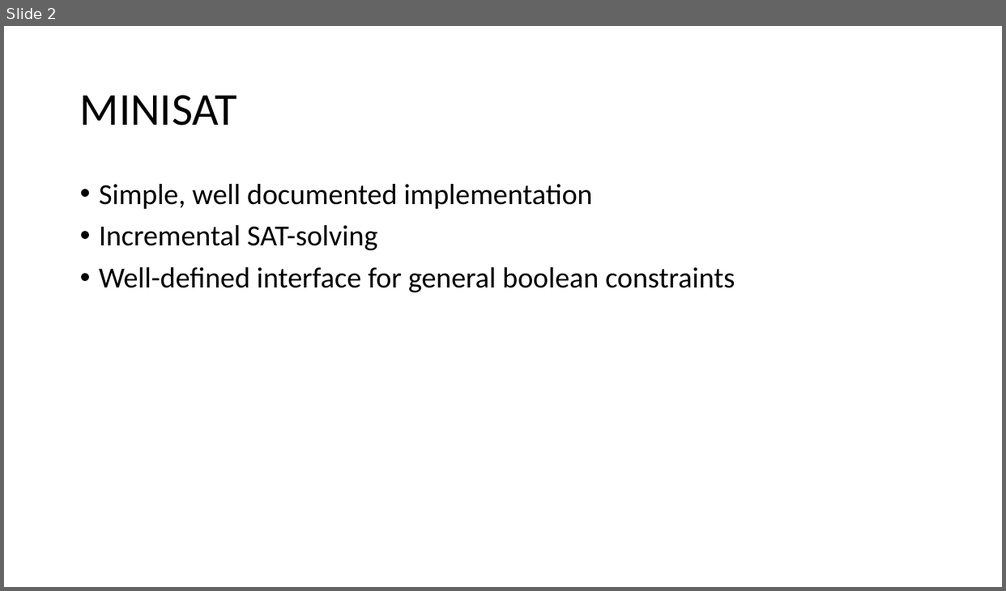
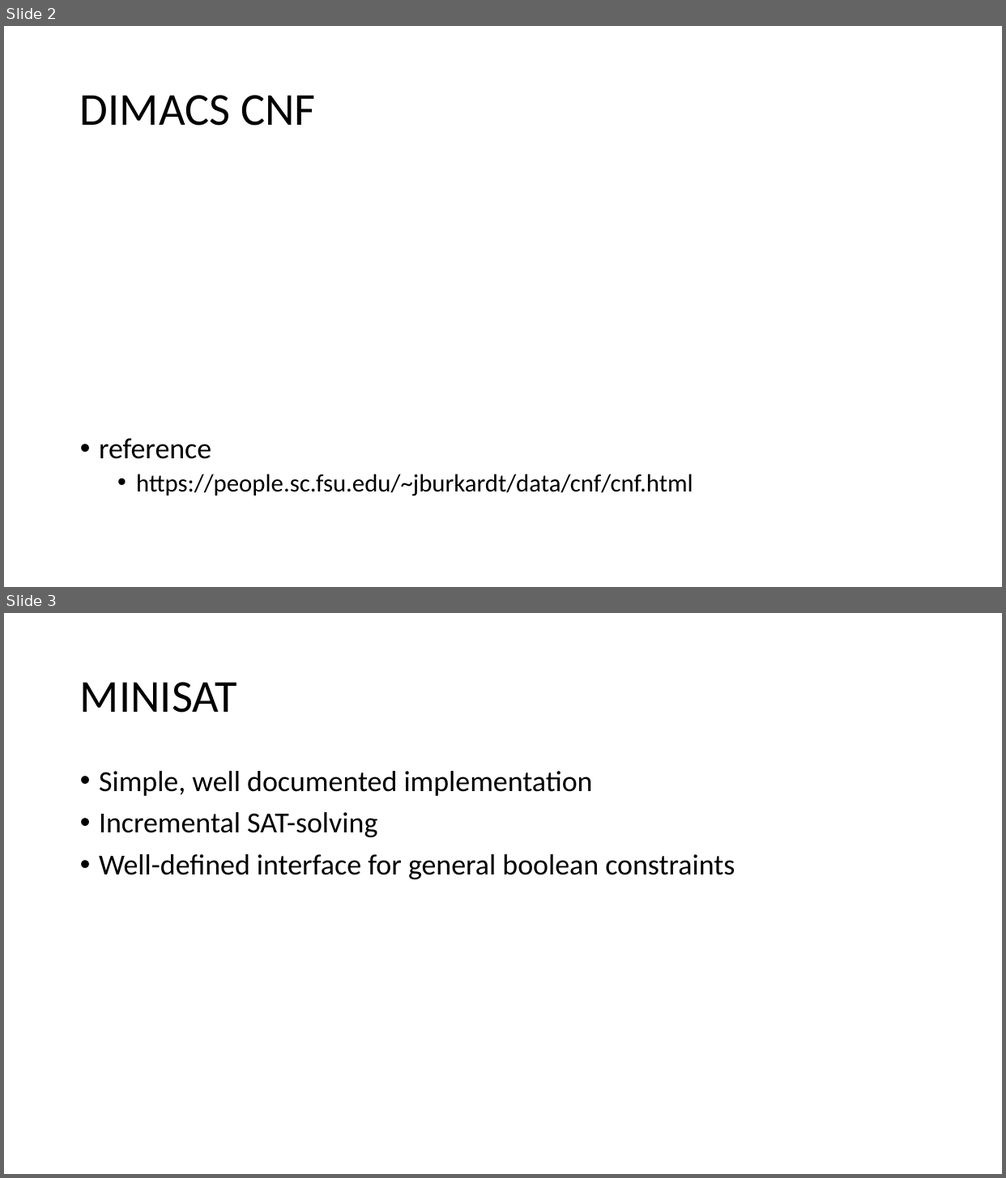
Before and after one commit to bacmive/paper_notes, a slide deck: notes11-sat smt.pptx. Shown one above the other, each under a label of ours: slide 2 before the commit, slides 2 and 3 after it. The pictures are 1006x591 and 1006x1178 pixels, drawn with LibreOffice and Linux fonts; fonts in the diff are those of the drawing. Boxes give left, top, right and bottom in pixels: in the first picture for what was removed or moved away, otherwise in the second. Text is boxed around its words. In the diff, an @@ line names an element or a change of style, - is before the commit and + after.

```diff
--- a/notes11-sat smt.pptx
+++ b/notes11-sat smt.pptx
@@ slide 2 added at (4, 26, 1002, 587), background #FFFFFF @@
@@ title added at (80, 95, 315, 126), 44 pt, text #000000 @@
+DIMACS CNF
@@ text added at (99, 438, 692, 497), 24 pt, text #000000 @@
+• reference
+  • https://people.sc.fsu.edu/~jburkardt/data/cnf/cnf.html
@@ what was slide 2 is now slide 3 @@
```
Also in this commit, not shown: 1 slide changed, 1 other file.
